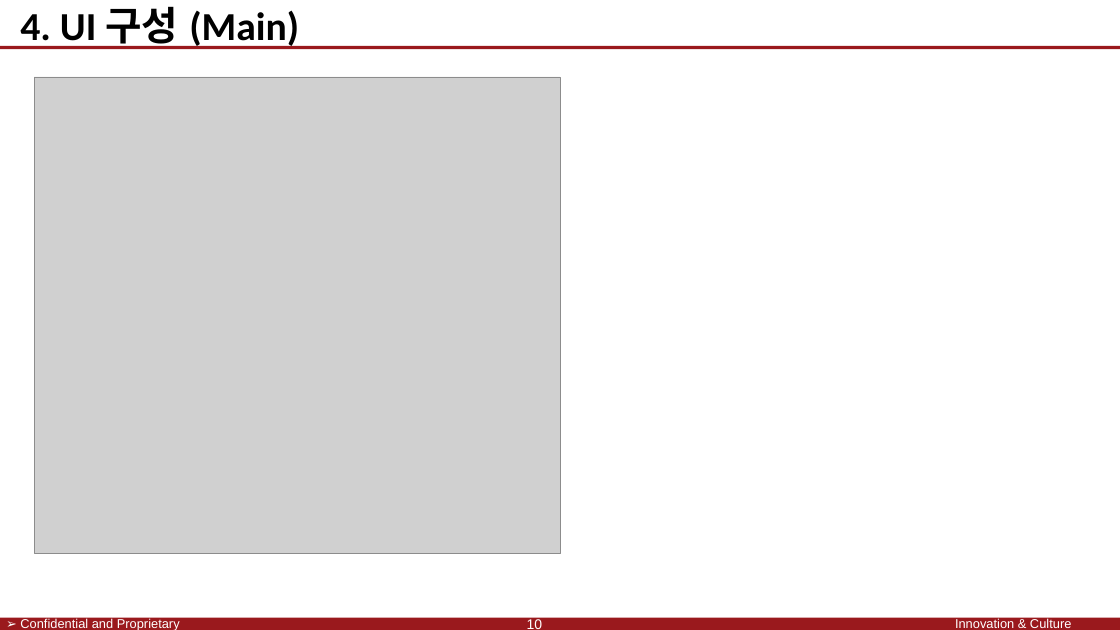
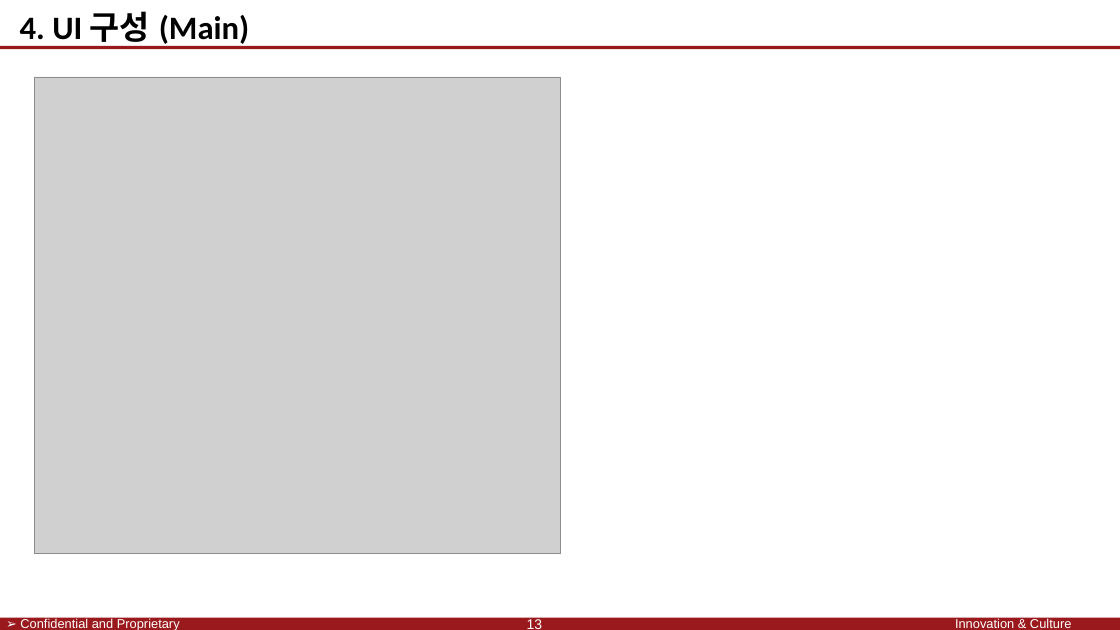
Before and after one commit to SaintSeong/JusungProject, a slide deck: slide 13 of A조 발표.pptx (slide 10 before the commit). Drawn at 1120x630 pixels with LibreOffice and Linux fonts; fonts in the diff are those of the drawing; grey boxes stand for pictures; background and template pictures are left out. Boxes give left, top, right and bottom in pixels: in the first picture for what was removed or moved away, otherwise in the second. Text is boxed around its words. In the diff, an @@ line names an element or a change of style, - is before the commit and + after.

```diff
--- a/A조 발표.pptx
+++ b/A조 발표.pptx
@@ text "4. UI 구성 (Main)" at [20, 11, 249, 48]: size 34 to 28 pt @@
@@ page number at [527, 619, 543, 629]: text changed @@
-10
+13
```
Also in this commit, not shown: 10 other slides changed, 3 slides added, 1 other file.
